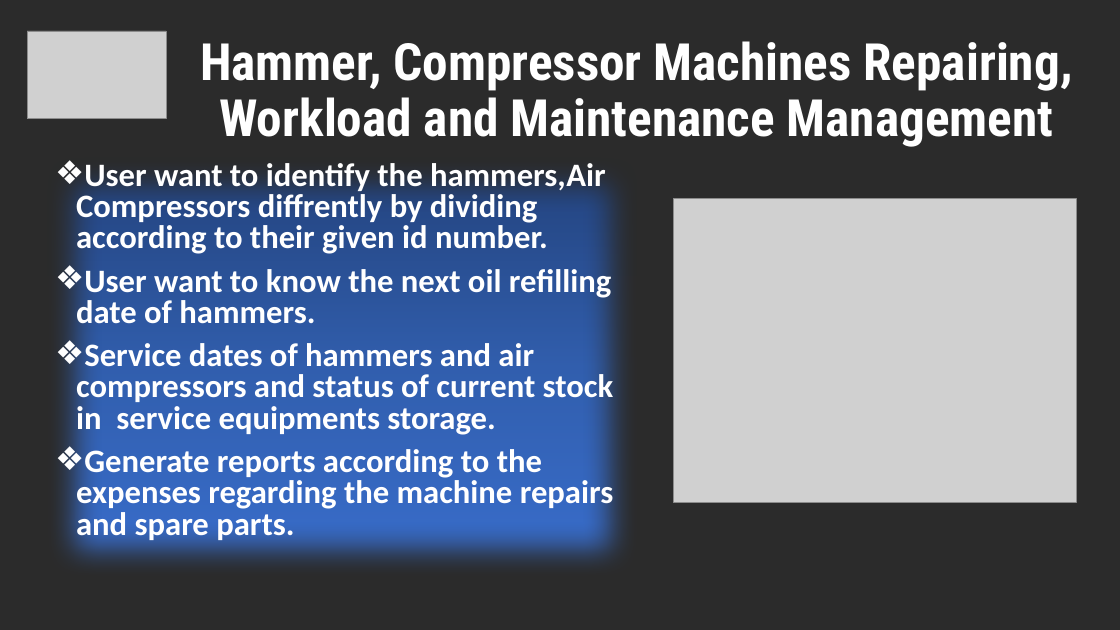
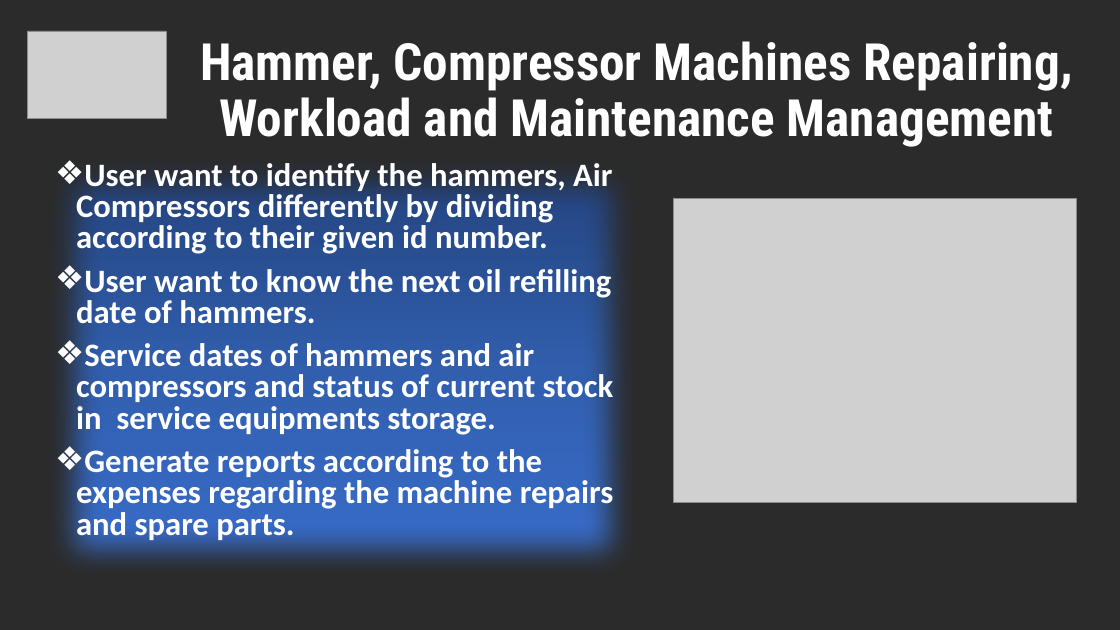
Before and after one commit to Lasitha64/Project1, a slide deck: slide 15 of Project Proposal New.pptx. Drawn at 1120x630 pixels with LibreOffice and Linux fonts; fonts in the diff are those of the drawing; grey boxes stand for pictures; background and template pictures are left out; a plain dark background stands for a picture behind light text. Boxes give left, top, right and bottom in pixels: in the first picture for what was removed or moved away, otherwise in the second. Text is boxed around its words. In the diff, an @@ line names an element or a change of style, - is before the commit and + after.

```diff
--- a/Project Proposal New.pptx
+++ b/Project Proposal New.pptx
@@ text at (76, 159, 612, 257): text changed @@
-❖ User want to identify the hammers,Air Compressors diffrently by dividing according to their given id number.
+❖ User want to identify the hammers, Air Compressors differently by dividing according to their given id number.
```
